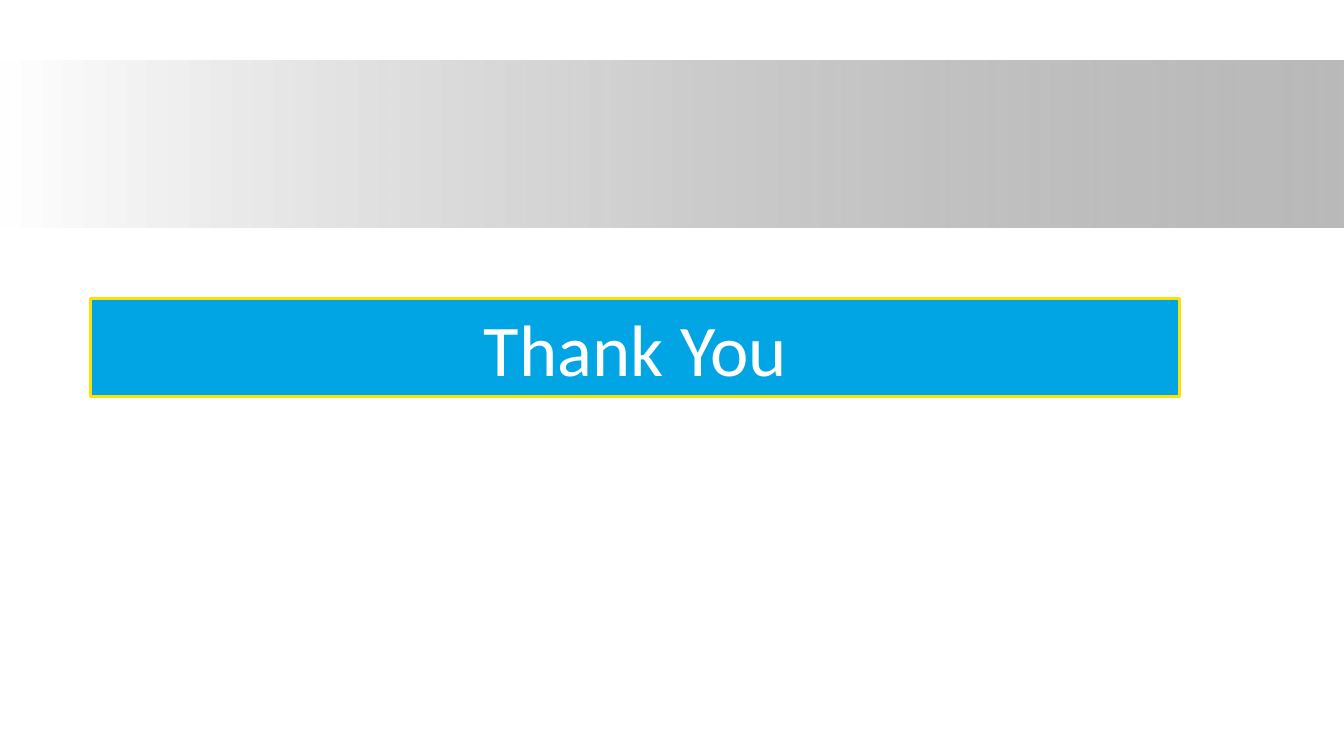
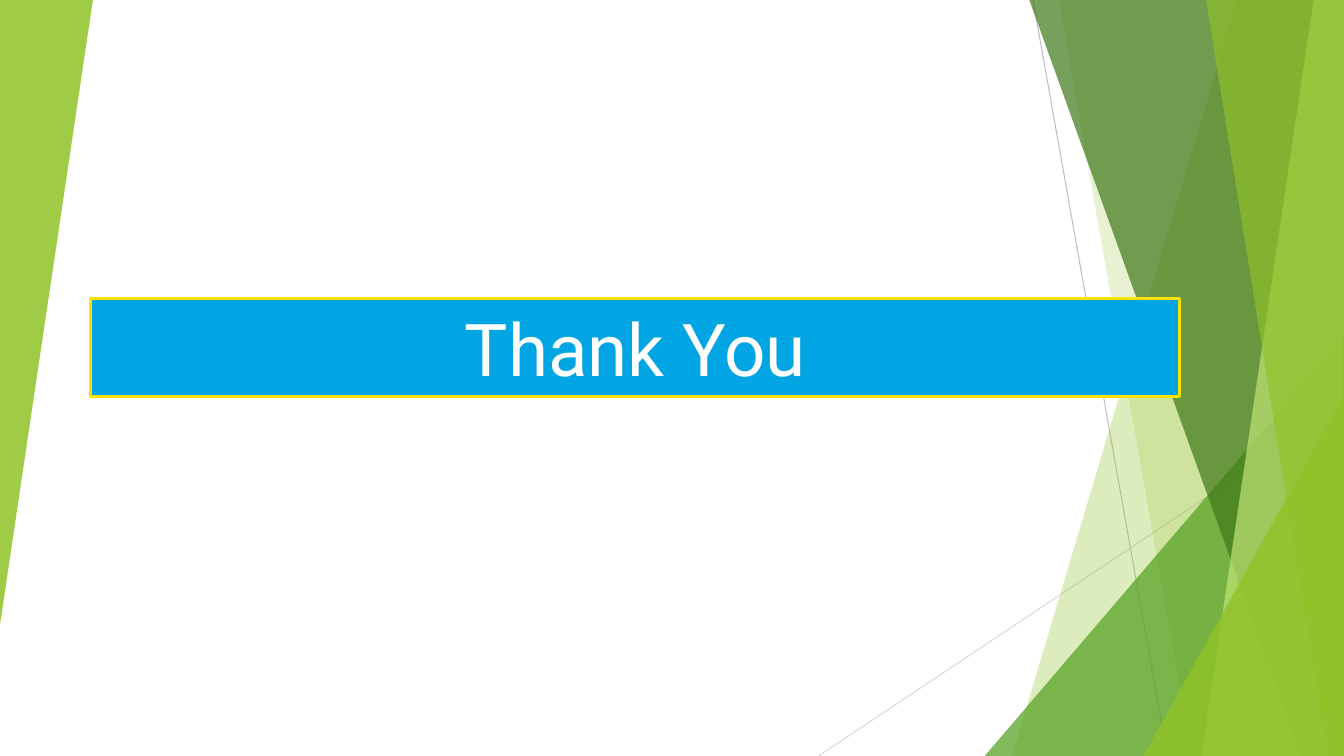
Before and after one commit to RoshanGhadge20/Sentimental_Analysis_MCA, a slide deck: slide 6 of Project_Documentation/Roshan_Ghadge_2322305507_sem4.pptx. Drawn at 1344x756 pixels with LibreOffice and Linux fonts; fonts in the diff are those of the drawing; background and template pictures are left out. Boxes give left, top, right and bottom in pixels: in the first picture for what was removed or moved away, otherwise in the second. Text is boxed around its words. In the diff, an @@ line names an element or a change of style, - is before the commit and + after.

```diff
--- a/Project_Documentation/Roshan_Ghadge_2322305507_sem4.pptx
+++ b/Project_Documentation/Roshan_Ghadge_2322305507_sem4.pptx
@@ group added at [0,0,1344,756]: 5 freeform shapes, 3 triangles, 2 lines @@
@@ rectangle removed at [0,60,1344,227] @@
@@ rectangle "Thank You" at [91,298,1181,397]: font Calibri to Roboto @@
```
Also in this commit, not shown: 5 other slides changed, 1 other file.
